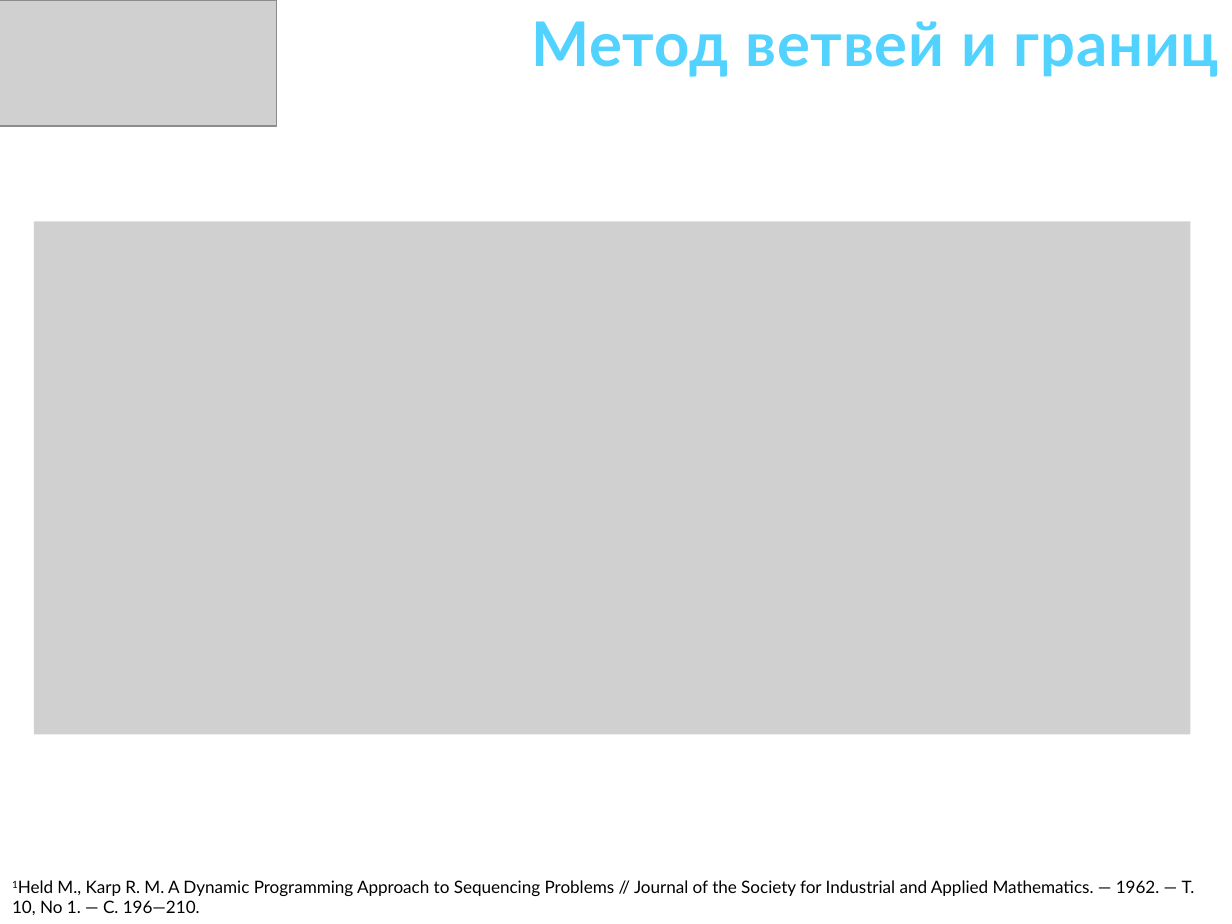
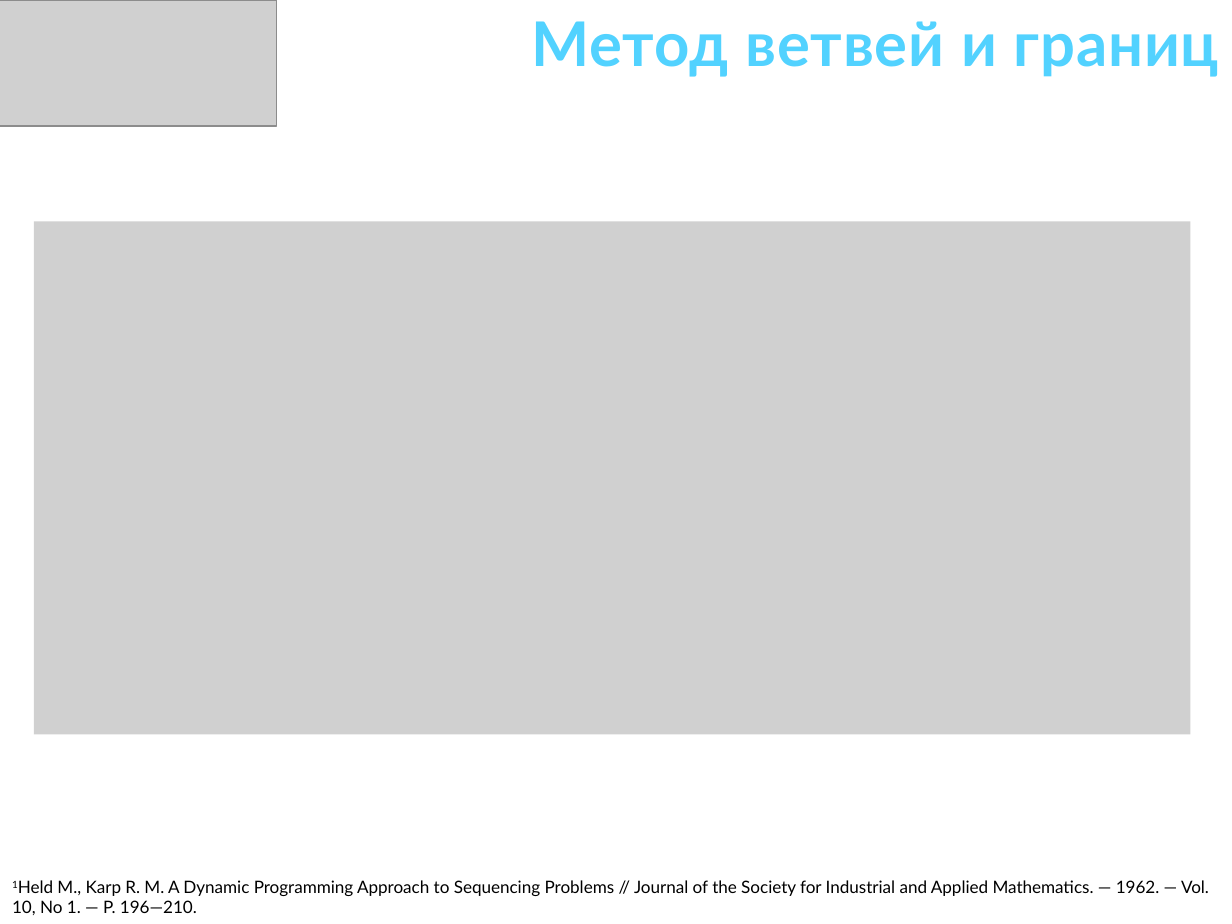
Before and after one commit to ukoloff/these, a slide deck: slide 19 of docx/К заседанию/30 Доклад.pptx. Drawn at 1232x924 pixels with LibreOffice and Linux fonts; fonts in the diff are those of the drawing; grey boxes stand for pictures. Boxes give left, top, right and bottom in pixels: in the first picture for what was removed or moved away, otherwise in the second. Text is boxed around its words. In the diff, an @@ line names an element or a change of style, - is before the commit and + after.

Commit message:
Fix typos

```diff
--- a/docx/К заседанию/30 Доклад.pptx
+++ b/docx/К заседанию/30 Доклад.pptx
@@ text at [12,880,1209,915]: text changed @@
-1Held M., Karp R. M. A Dynamic Programming Approach to Sequencing Problems // Journal of the Society for Industrial and Applied Mathematics. — 1962. — Т. 10, No 1. — С. 196—210.
+1Held M., Karp R. M. A Dynamic Programming Approach to Sequencing Problems // Journal of the Society for Industrial and Applied Mathematics. — 1962. — Vol. 10, No 1. — P. 196—210.
```
Also in this commit, not shown: 7 other slides changed.
